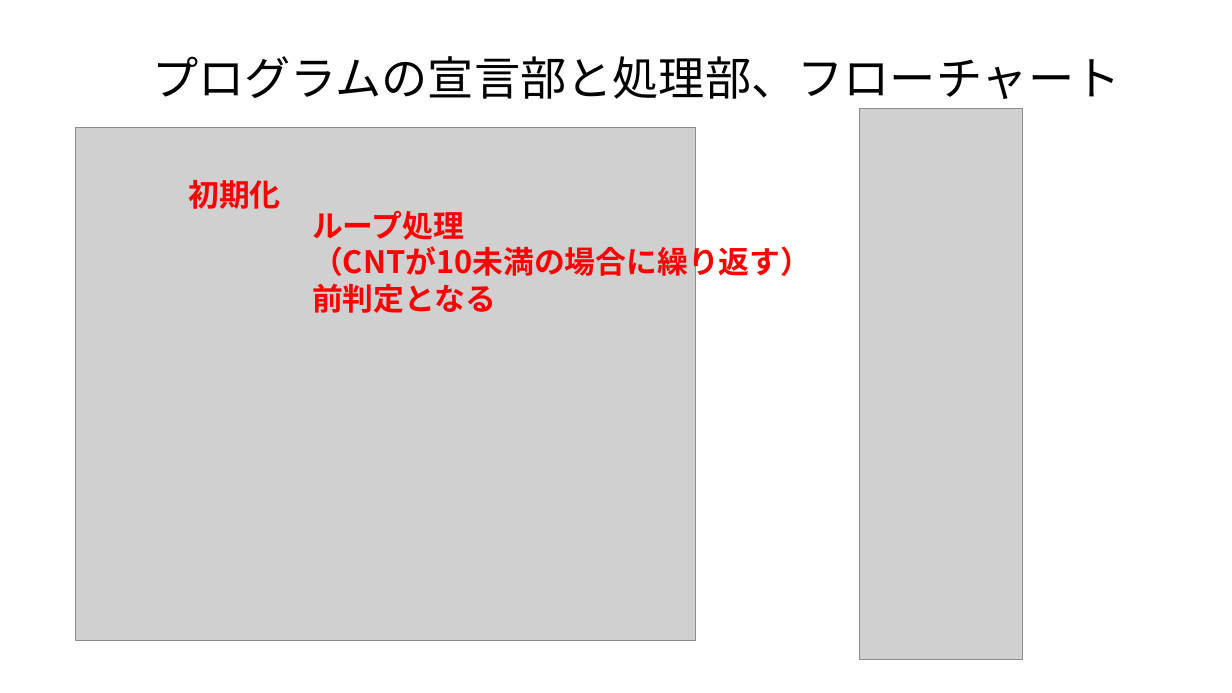
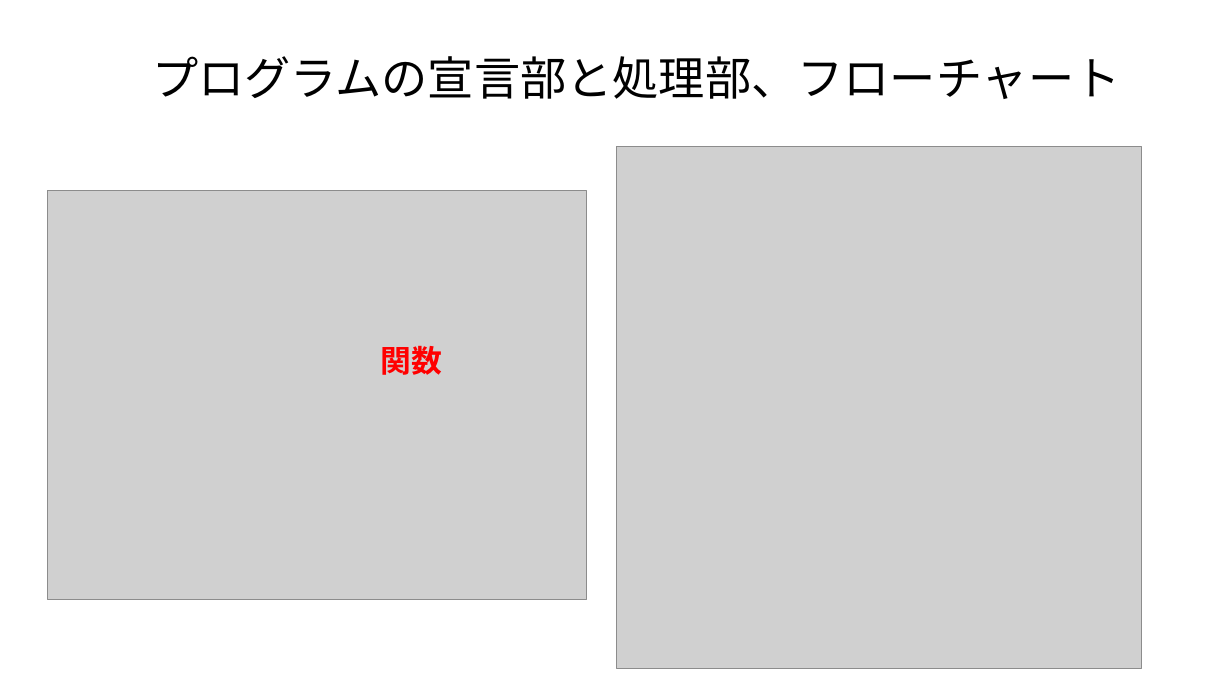
Before and after one commit to masakage/algorithm, a slide deck: slide 4 of docs/第5回引数と返却値.pptx. Drawn at 1232x693 pixels with LibreOffice and Linux fonts; fonts in the diff are those of the drawing; grey boxes stand for pictures. Boxes give left, top, right and bottom in pixels: in the first picture for what was removed or moved away, otherwise in the second. Text is boxed around its words. In the diff, an @@ line names an element or a change of style, - is before the commit and + after.

```diff
--- a/docs/第5回引数と返却値.pptx
+++ b/docs/第5回引数と返却値.pptx
@@ picture removed at <box>860,108,1022,660</box> @@
@@ picture added at <box>616,146,1141,668</box> @@
@@ picture: place and size @@
-picture at <box>75,128,695,641</box>
+picture at <box>48,191,588,600</box>
@@ text removed at <box>188,180,280,209</box> @@
-初期化
@@ text removed at <box>312,210,811,313</box> @@
-ループ処理
-（CNTが10未満の場合に繰り返す）
-前判定となる
@@ text added at <box>381,346,443,375</box>, 24 pt, text #FF0000, bold @@
+関数
```
Also in this commit, not shown: 2 other files.
